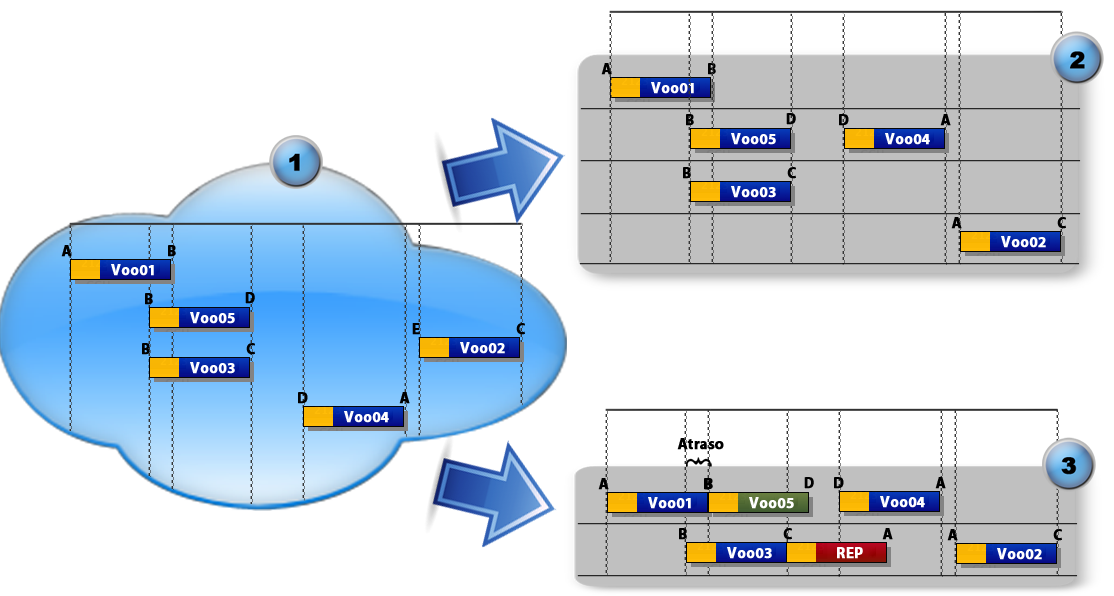
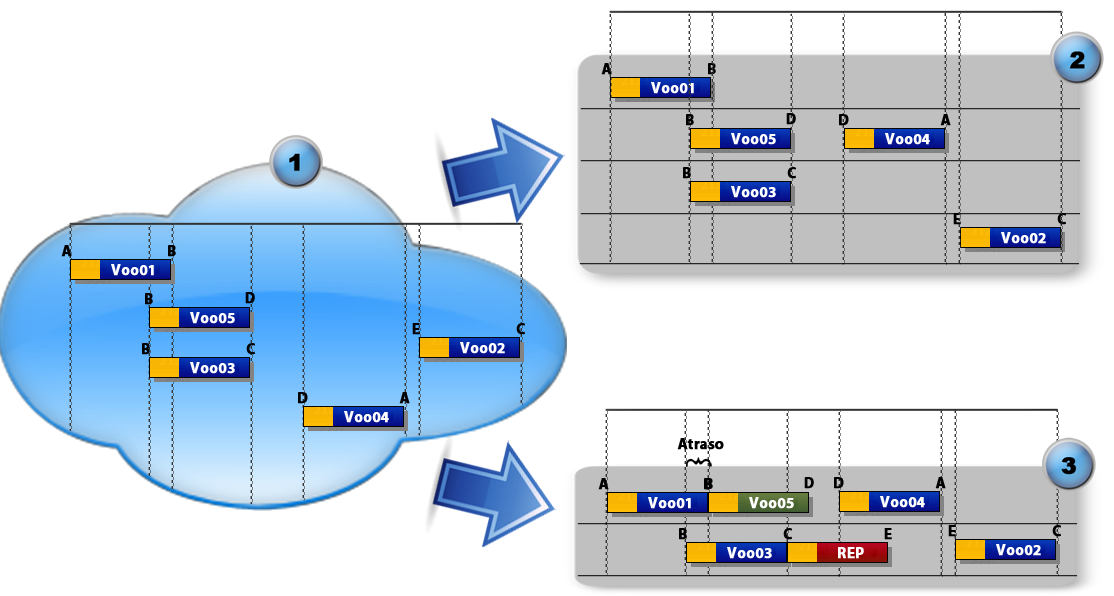
Layer changes from the first 1114×596 image to the second:
painted on "Layer 9" over [786, 528, 893, 567]
renamed "Layer 6 copy 2" to "E copy 2", moved it above "Layer 12", painted on it over [947, 525, 1062, 568]
renamed "Layer 6 copy" to "E copy", moved it above "Shape 1 copy 2", painted on it over [951, 213, 1066, 256]
